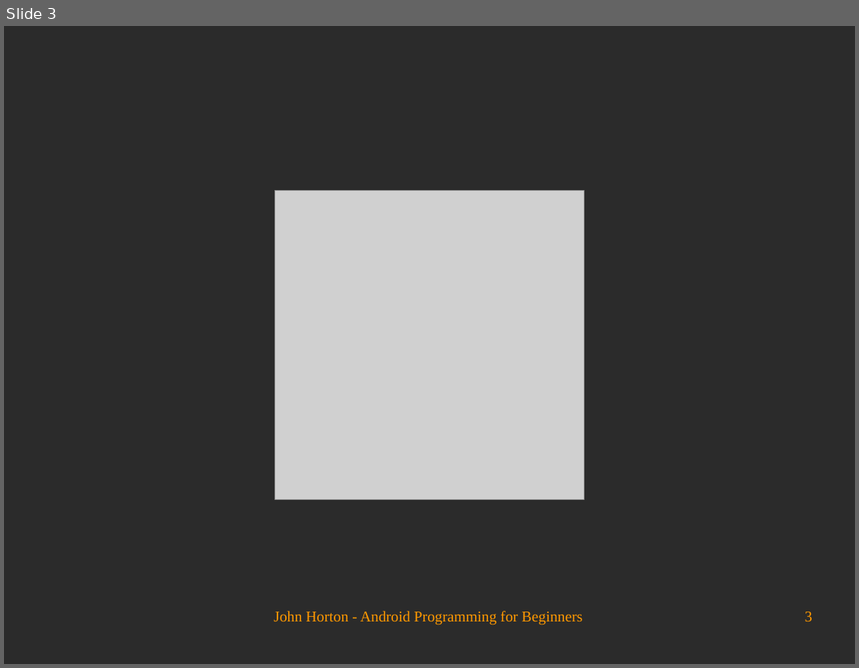
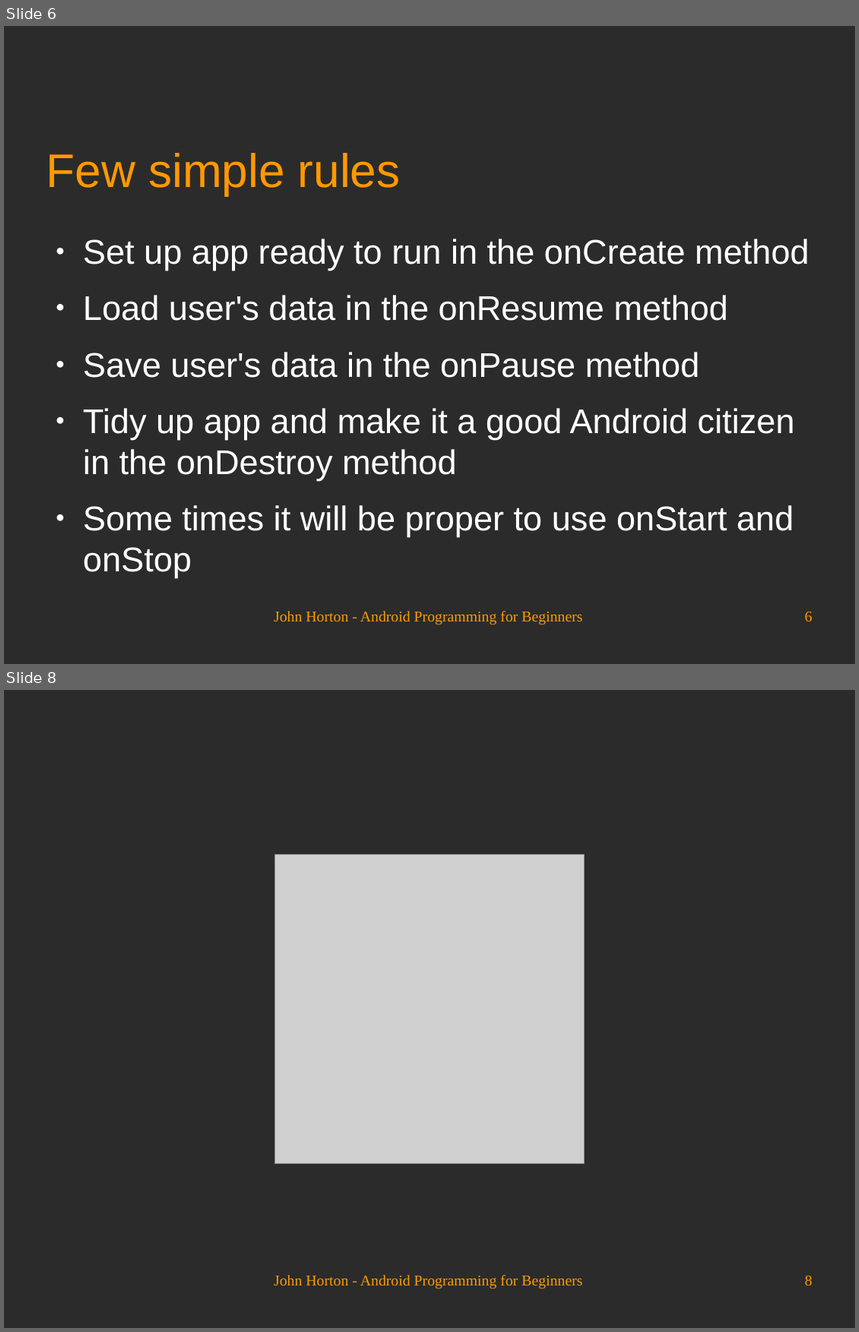
Before and after one commit to Academy-Soft-Intellect/Android-Programming-for-Beginners, a slide deck: 06_The_Life_and_Times_of_an_Android_App.odp. Shown one above the other, each under a label of ours: slide 3 before the commit, slides 6 and 8 after it; the slides between them are not shown. The pictures are 859x668 and 859x1332 pixels, drawn with LibreOffice and Linux fonts; fonts in the diff are those of the drawing; grey boxes stand for pictures; background and template pictures are left out; a plain dark background stands for a picture behind light text. Boxes give left, top, right and bottom in pixels: in the first picture for what was removed or moved away, otherwise in the second. Text is boxed around its words. In the diff, an @@ line names an element or a change of style, - is before the commit and + after.

```diff
--- a/06_The_Life_and_Times_of_an_Android_App.odp
+++ b/06_The_Life_and_Times_of_an_Android_App.odp
@@ slide 6 added at box(4, 26, 855, 664), background picture (left out) @@
@@ title added at box(47, 153, 401, 195), 44 pt, text #FF9900 @@
+Few simple rules
@@ text added at box(83, 239, 810, 579), 32 pt, text #FFFFFF @@
+● Set up app ready to run in the onCreate method
+● Load user's data in the onResume method
+● Save user's data in the onPause method
+● Tidy up app and make it a good Android citizen in the onDestroy method
+● Some times it will be proper to use onStart and onStop
@@ text added at box(274, 611, 582, 626), 14 pt, text #FF9900 @@
+John Horton - Android Programming for Beginners
@@ page number added at box(805, 612, 813, 622), 14 pt, text #FF9900 @@
+6
@@ what was slide 3 is now slide 8 @@
@@ page number at box(805, 1276, 813, 1286): text changed @@
-3
+8
```
Also in this commit, not shown: 2 slides changed, 4 other slides added.
